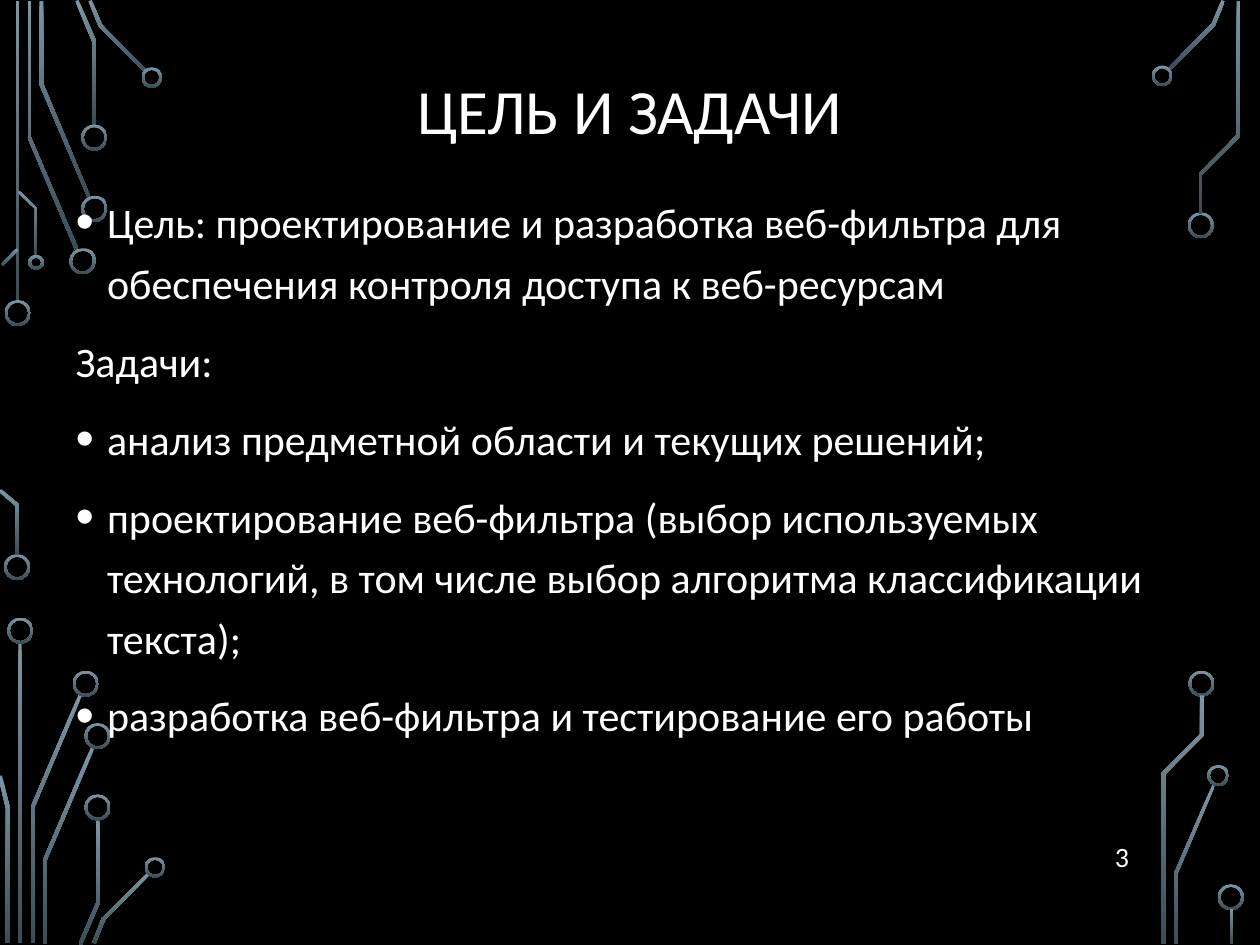
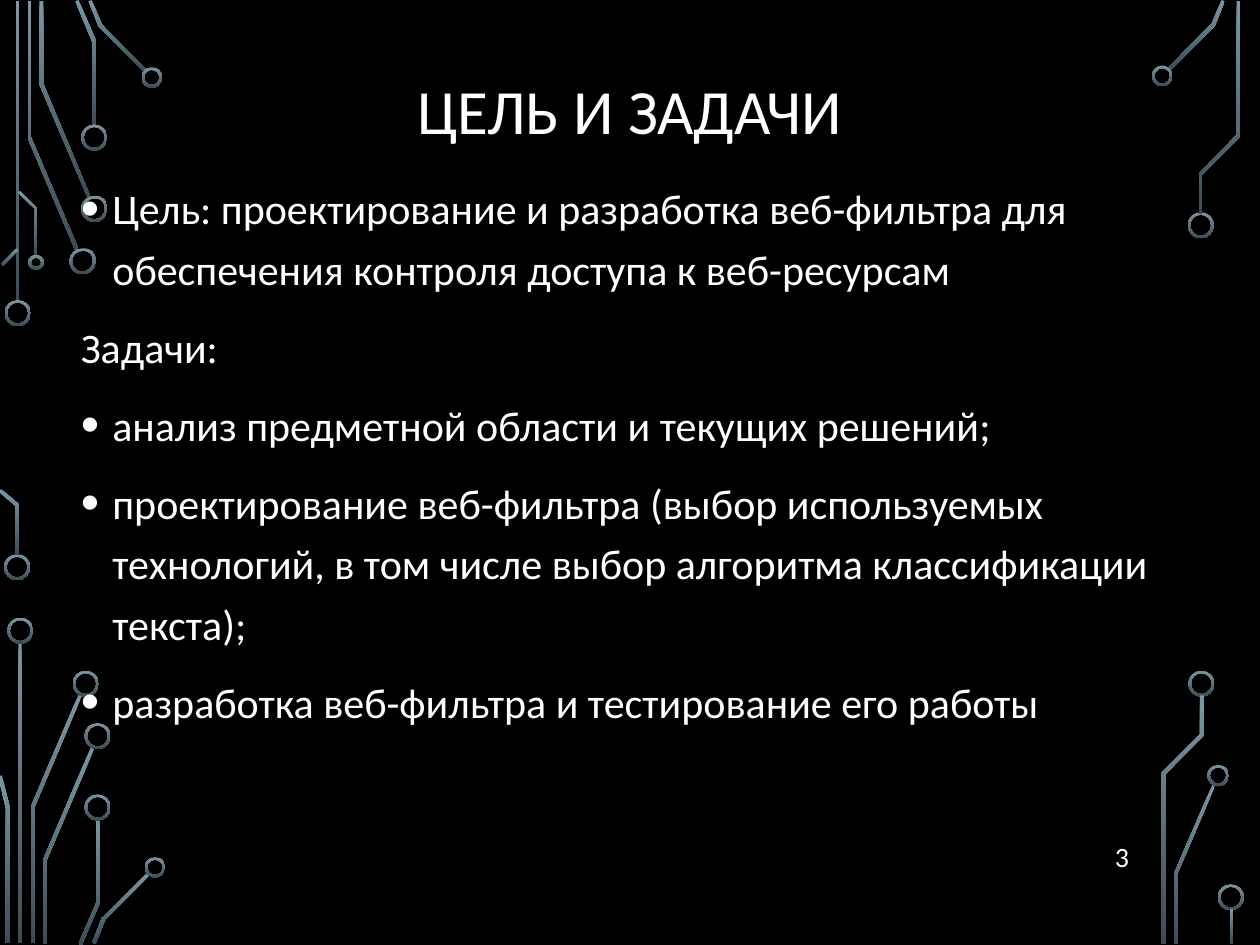
Before and after one commit to BizinMitya/WebFilter, a slide deck: slide 3 of diploma/Проектирование и разработка веб-фильтра для обеспечения контроля доступа к сетевым ресурсам.pptx. Drawn at 1260x945 pixels with LibreOffice and Linux fonts; fonts in the diff are those of the drawing; background and template pictures are left out. Boxes give left, top, right and bottom in pixels: in the first picture for what was removed or moved away, otherwise in the second. Text is boxed around its words. In the diff, an @@ line names an element or a change of style, - is before the commit and + after.

```diff
--- a/diploma/Проектирование и разработка веб-фильтра для обеспечения контроля доступа к сетевым ресурсам.pptx
+++ b/diploma/Проектирование и разработка веб-фильтра для обеспечения контроля доступа к сетевым ресурсам.pptx
@@ text "Цель: проектирование и разработка веб-фильтра ..." moved from (x1=76, y1=209, x2=1142, y2=742) to (x1=81, y1=195, x2=1147, y2=725) @@
```
Also in this commit, not shown: 7 other slides changed.
